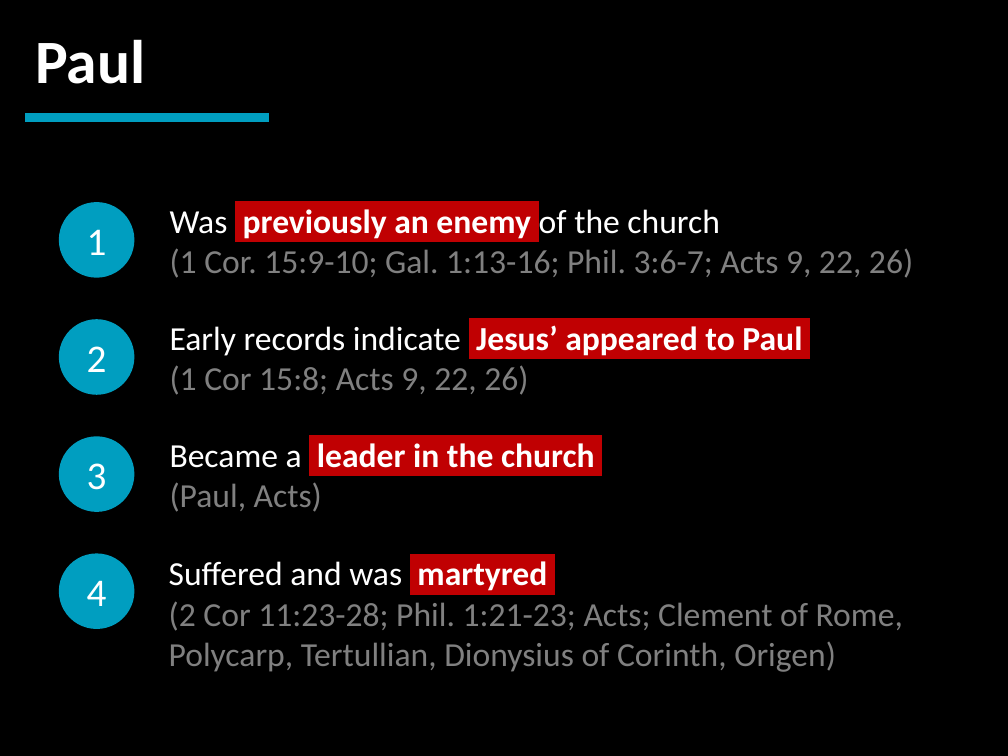
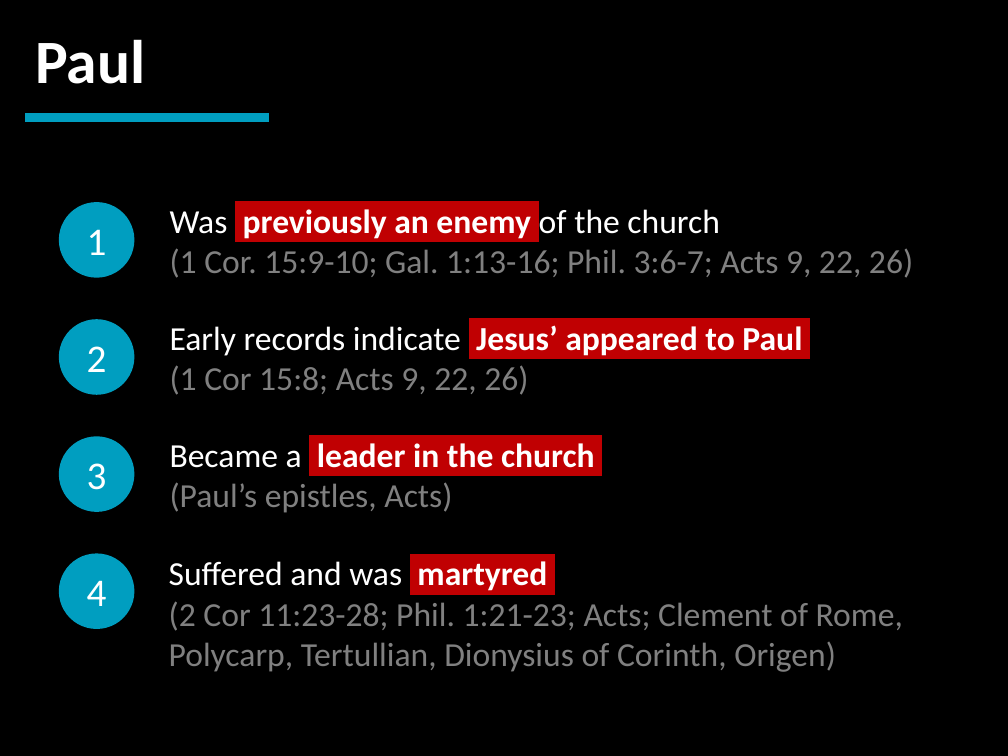
Before and after one commit to LukeMurphey/Ai1L, a slide deck: slide 7 of companion-website/public/files/25. Facts 3 and 4.pptx. Drawn at 1008x756 pixels with LibreOffice and Linux fonts; fonts in the diff are those of the drawing. Boxes give left, top, right and bottom in pixels: in the first picture for what was removed or moved away, otherwise in the second. Text is boxed around its words. In the diff, an @@ line names an element or a change of style, - is before the commit and + after.

Commit message:
Updating slides

```diff
--- a/companion-website/public/files/25. Facts 3 and 4.pptx
+++ b/companion-website/public/files/25. Facts 3 and 4.pptx
@@ text at (170, 482, 452, 513): text changed @@
-(Paul, Acts)
+(Paul’s epistles, Acts)
```
Also in this commit, not shown: 2 other files.
